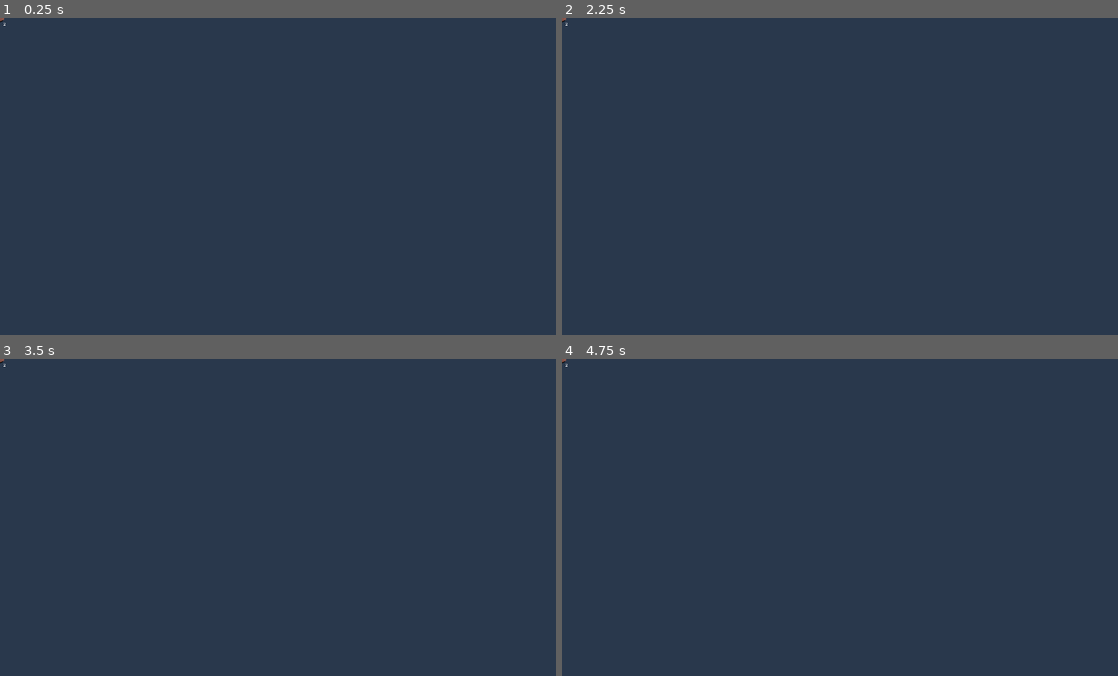
Above: before the commit, frames 1-4 (two rows, left to right).
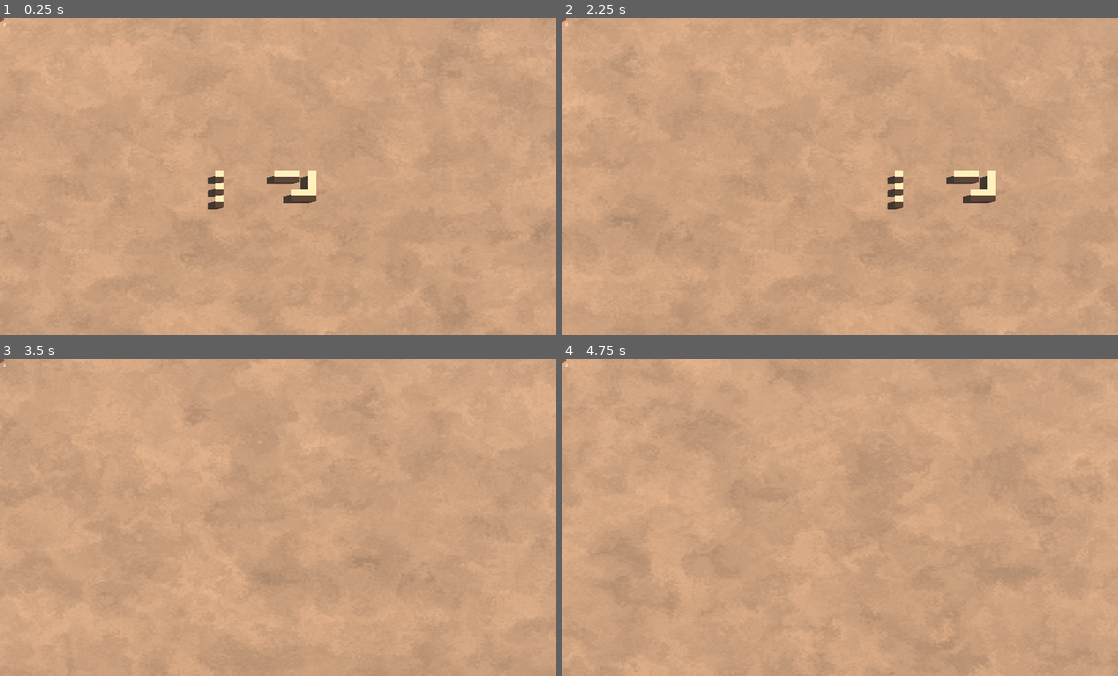
Above: after the commit, the same moments.

Repository: speakk/gnome_village
Game: Godot game, scene res://src/main_3d.tscn
Two runs of this game, one before a commit and one after it. Both use one fixed random seed, a clock stepped at 60 frames per second and the inputs below.
Inputs (mouse positions are in pixels of both pictures, inside the frame that each line leads up to):
- Up to frame 1 (0.25 s): no input
- Up to frame 2 (2.25 s): tap Enter at 0.5, 2 s; move the mouse to (962, 160) at 0.52 s; hold Shift (line_draw_modifier) 0.53-1.25 s; click (962, 160) at 0.67 s; tap Space at 1.25 s; drag from (728, 192) to (812, 239) at 1.27 s; move the mouse to (895, 106) at 2.02 s; hold A (pan_camera_left) from 2.03 s (still down); click (895, 106) at 2.17 s
- Up to frame 3 (3.5 s): release A (pan_camera_left) at 2.75 s; drag from (250, 580) to (111, 469) at 2.77 s
- Up to frame 4 (4.75 s): tap Space at 3.5 s; move the mouse to (1006, 565) at 3.52 s; hold W (pan_camera_up) 3.53-4.25 s; click (1006, 565) at 3.67 s; drag from (673, 469) to (756, 438) at 4.27 s

The runs differ from the first frame. In frame 1, 100% of the frame differs, in the area x 0-100%, y 0-100%; in frame 2, 100%; in frame 3, 100%; in frame 4, 100%.

Commit message:
Camera mouse project to tile position works

Diff:
--- a/project.godot
+++ b/project.godot
@@ -149,6 +149,7 @@
 [rendering]
 
 textures/canvas_textures/default_texture_filter=0
+lights_and_shadows/directional_shadow/size=8192
 environment/defaults/default_clear_color=Color(0.164706, 0.223529, 0.301961, 1)
 viewport/hdr_2d=true
 2d/snap/snap_2d_transforms_to_pixel=true
--- a/src/Events.gd
+++ b/src/Events.gd
@@ -16,6 +16,8 @@
 signal solid_cell_placed(coordinate: Vector2i)
 signal solid_cell_removed(coordinate: Vector2i)
 signal map_changed(coordinate: Vector2i)
+signal mouse_clicked_on_map(click_position: Vector3)
+signal mouse_hovered_on_map(hover_position: Vector3)
 
 #signal terrain_placed(coordinate: Vector2i, target_layer: MainMap3D.Layers,
 						#terrain_set_id: int, terrain_id: int, is_solid: bool, item_on_ground: ItemOnGround)
--- a/src/MainCamera.gd
+++ b/src/MainCamera.gd
@@ -1,12 +1,10 @@
-extends Camera2D
+extends Camera3D
 
-const CAMERA_SPEED: float = 700
+const CAMERA_SPEED: float = 70
 
-func _ready() -> void:
-	limit_left = 0
-	limit_top = 0
-	limit_right = MainMap.CELL_SIZE.x * MainMap.MAP_SIZE_X
-	limit_bottom = MainMap.CELL_SIZE.y * MainMap.MAP_SIZE_Y
+@export var target: Node3D
+
+@onready var ray := $RayCast3D
 
 func _process(delta: float) -> void:
 	var movement_vector: Vector2 = Vector2(0, 0)
@@ -20,26 +18,48 @@
 		if Input.is_action_pressed("pan_camera_right"):
 			movement_vector += Vector2(1, 0)
 
-	position += movement_vector.normalized() * CAMERA_SPEED * delta / Engine.time_scale
+	position += Vector3(movement_vector.x, 0, movement_vector.y).normalized() * CAMERA_SPEED * delta / Engine.time_scale
 
-	var view_size := get_viewport_rect().size
-	var x_offset := view_size.x / (2*zoom.x)
-	var y_offset := view_size.y / (2*zoom.y)
-	var x_bounds := clampf(position.x,limit_left+x_offset,limit_right-x_offset)
-	var y_bounds := clampf(position.y,limit_top+y_offset,limit_bottom-y_offset)
-	position = Vector2(x_bounds,y_bounds)
+	_hover_target(get_viewport().get_mouse_position())
 
+func _input(event: InputEvent) -> void:
+	if event is InputEventMouseButton or event is InputEventScreenTouch:
+		if event.pressed:
+			_select_target(event.position)
 
-	#position += movement_vector.normalized() * CAMERA_SPEED * delta
-	#global_position = global_position.clamp(Vector2(limit_left, limit_bottom), Vector2(limit_right, limit_top))
+func _hover_target(hover_position: Vector2) -> void:
+	var from := project_ray_origin(hover_position)
+	var to := from + project_ray_normal(hover_position)*6000
+	var space_state := get_world_3d().direct_space_state
+	var ray_query := PhysicsRayQueryParameters3D.create(from, to)
+	ray_query.collide_with_areas = true
+	ray_query.collide_with_bodies = false
+	#ray_query.collision_mask = 0b00000000_00000000_00000000_00000010
+	var raycast_result := space_state.intersect_ray(ray_query)
+	if raycast_result.has("position"):
+		Events.mouse_hovered_on_map.emit(raycast_result.get("position") as Vector3)
+
+func _select_target(click_position: Vector2) -> void:
+	var from := project_ray_origin(click_position)
+	var to := from + project_ray_normal(click_position)*6000
+	var space_state := get_world_3d().direct_space_state
+	var ray_query := PhysicsRayQueryParameters3D.create(from, to)
+	ray_query.collide_with_areas = true
+	ray_query.collide_with_bodies = false
+	#ray_query.collision_mask = 0b00000000_00000000_00000000_00000010
+	var raycast_result := space_state.intersect_ray(ray_query)
+	print("Result", raycast_result)
+	if raycast_result.has("position"):
+		Events.mouse_clicked_on_map.emit(raycast_result.get("position") as Vector3)
 
 var max_zoom_in := 4.0
 var max_zoom_out := 1.5
 
-func _input(event: InputEvent) -> void:
-	if event is InputEventMouseButton:
-		if event.pressed:
-			if event.button_index == MOUSE_BUTTON_WHEEL_UP:
-				zoom = (zoom + Vector2(0.5, 0.5)).clamp(Vector2(max_zoom_out, max_zoom_out), Vector2(max_zoom_in, max_zoom_in))
-			if event.button_index == MOUSE_BUTTON_WHEEL_DOWN:
-				zoom = (zoom - Vector2(0.5, 0.5)).clamp(Vector2(max_zoom_out, max_zoom_out), Vector2(max_zoom_in, max_zoom_in))
+#func _input(event: InputEvent) -> void:
+	#if event is InputEventMouseButton:
+		#if event.pressed:
+			#if event.button_index == MOUSE_BUTTON_WHEEL_UP:
+				#zoom = (zoom + Vector2(0.5, 0.5)).clamp(Vector2(max_zoom_out, max_zoom_out), Vector2(max_zoom_in, max_zoom_in))
+			#if event.button_index == MOUSE_BUTTON_WHEEL_DOWN:
+				#zoom = (zoom - Vector2(0.5, 0.5)).clamp(Vector2(max_zoom_out, max_zoom_out), Vector2(max_zoom_in, max_zoom_in))
+		#
--- /dev/null
+++ b/src/camera_3d.tscn
@@ -0,0 +1,14 @@
+[gd_scene load_steps=2 format=3 uid="uid://w5t5a0o36hje"]
+
+[ext_resource type="Script" path="res://src/MainCamera.gd" id="1_55w6w"]
+
+[node name="Camera3D" type="Camera3D"]
+transform = Transform3D(1, 0, 0, 0, 0.658217, 0.752829, 0, -0.752829, 0.658217, 1.42875, 20.4385, 15.9813)
+projection = 1
+current = true
+size = 37.841
+near = 0.001
+far = 59.44
+script = ExtResource("1_55w6w")
+
+[node name="RayCast3D" type="RayCast3D" parent="."]
--- a/src/main_3d.gd
+++ b/src/main_3d.gd
@@ -8,10 +8,10 @@
 @export var daylight_amount: Curve
 @export var yellow_light_amount: Curve
 
-const TEST_TREES = 20
-const TEST_RESOURCES = 300
-const TEST_SETTLERS = 10
-const DECAL_AMOUNT = 600
+const TEST_TREES = 1
+const TEST_RESOURCES = 2
+const TEST_SETTLERS = 1
+const DECAL_AMOUNT = 2
 
 func _ready() -> void:
 	Events.load_game_called.connect(func(save_dict: Dictionary) -> void: load_save(save_dict))
--- a/src/main_3d.tscn
+++ b/src/main_3d.tscn
@@ -1,10 +1,11 @@
-[gd_scene load_steps=9 format=3 uid="uid://cdn5fwsgd0fpm"]
+[gd_scene load_steps=11 format=3 uid="uid://cdn5fwsgd0fpm"]
 
 [ext_resource type="Script" path="res://src/main_3d.gd" id="1_h0o83"]
 [ext_resource type="PackedScene" uid="uid://spi7wrmylhj0" path="res://src/tasks/task_assigner/TaskHandler.tscn" id="1_lyh74"]
 [ext_resource type="PackedScene" uid="uid://cxfu88mnhmgb7" path="res://src/map/MainMap3D.tscn" id="2_l8r3t"]
 [ext_resource type="PackedScene" uid="uid://du6ros11u7s0m" path="res://src/zones/ZoneManager.tscn" id="3_v025i"]
 [ext_resource type="PackedScene" uid="uid://dk7vrm018wwop" path="res://src/systems/day_night_cycle.tscn" id="5_gc7w6"]
+[ext_resource type="PackedScene" uid="uid://w5t5a0o36hje" path="res://src/camera_3d.tscn" id="6_wahq5"]
 
 [sub_resource type="ProceduralSkyMaterial" id="ProceduralSkyMaterial_g782x"]
 
@@ -16,16 +17,22 @@
 sky = SubResource("Sky_cc5fj")
 ambient_light_source = 3
 
+[sub_resource type="CameraAttributesPractical" id="CameraAttributesPractical_6dum3"]
+
 [node name="Main3D" type="Node3D"]
 script = ExtResource("1_h0o83")
 
 [node name="WorldEnvironment" type="WorldEnvironment" parent="."]
 environment = SubResource("Environment_1katu")
+camera_attributes = SubResource("CameraAttributesPractical_6dum3")
 
 [node name="TaskHandler" parent="." instance=ExtResource("1_lyh74")]
 unique_name_in_owner = true
 
 [node name="MainMap3d" parent="." instance=ExtResource("2_l8r3t")]
+
+[node name="Entities" type="Node3D" parent="."]
+unique_name_in_owner = true
 
 [node name="ZoneManager" parent="." instance=ExtResource("3_v025i")]
 unique_name_in_owner = true
@@ -33,5 +40,11 @@
 [node name="DayNightCycle" parent="." instance=ExtResource("5_gc7w6")]
 unique_name_in_owner = true
 
-[node name="Entities" type="Node3D" parent="."]
-unique_name_in_owner = true
+[node name="Camera3D" parent="." node_paths=PackedStringArray("target") instance=ExtResource("6_wahq5")]
+target = NodePath("../MainMap3d/GridMap")
+
+[node name="DirectionalLight3D" type="DirectionalLight3D" parent="."]
+transform = Transform3D(0.333182, 0.666705, 0.666705, 0, -0.707107, 0.707107, 0.942863, -0.235595, -0.235595, 0, 12.5409, 16.4982)
+shadow_enabled = true
+
+[editable path="MainMap3d"]
--- a/src/map/MainMap3D.gd
+++ b/src/map/MainMap3D.gd
@@ -8,7 +8,7 @@
 const MAP_SIZE_Y: int = 40
 const CELL_SIZE := Vector2i(24, 24)
 
-@onready var map_tile_selector := $MapTileSelector as MapTileSelector
+#@onready var map_tile_selector := $MapTileSelector as MapTileSelector
 
 var selected_ui_action: UiAction
 
@@ -178,3 +178,6 @@
 func global_position_to_coordinate(_global_position: Vector3) -> Vector2i:
 	var coordinate: Vector3i = grid.local_to_map(grid.to_local(_global_position))
 	return Vector2i(coordinate.x, coordinate.y)
+
+#func get_local_mouse_position() -> Vector2:
+	#return grid.get_mou
--- a/src/map/MainMap3D.tscn
+++ b/src/map/MainMap3D.tscn
@@ -1,8 +1,55 @@
-[gd_scene load_steps=2 format=3 uid="uid://cxfu88mnhmgb7"]
+[gd_scene load_steps=10 format=3 uid="uid://cxfu88mnhmgb7"]
 
 [ext_resource type="Script" path="res://src/map/MainMap3D.gd" id="1_hry08"]
+[ext_resource type="Script" path="res://src/map/MapTileSelector.gd" id="2_k2ptl"]
+[ext_resource type="MeshLibrary" uid="uid://cpsm4h5sl5dg6" path="res://src/map/map_mesh_library.tres" id="2_nprxo"]
+
+[sub_resource type="BoxShape3D" id="BoxShape3D_bylo6"]
+size = Vector3(200, 1, 200)
+
+[sub_resource type="Gradient" id="Gradient_gpv11"]
+colors = PackedColorArray(0.675781, 0.675781, 0.675781, 1, 1, 1, 1, 1)
+
+[sub_resource type="FastNoiseLite" id="FastNoiseLite_me303"]
+noise_type = 2
+frequency = 0.0132
+fractal_gain = 0.8
+cellular_return_type = 2
+domain_warp_enabled = true
+domain_warp_type = 2
+domain_warp_fractal_type = 2
+
+[sub_resource type="NoiseTexture2D" id="NoiseTexture2D_gyv7a"]
+width = 2048
+height = 2048
+color_ramp = SubResource("Gradient_gpv11")
+noise = SubResource("FastNoiseLite_me303")
+
+[sub_resource type="StandardMaterial3D" id="StandardMaterial3D_44mkl"]
+albedo_color = Color(0.75, 0.558289, 0.401478, 1)
+albedo_texture = SubResource("NoiseTexture2D_gyv7a")
+
+[sub_resource type="PlaneMesh" id="PlaneMesh_y0iy8"]
+material = SubResource("StandardMaterial3D_44mkl")
+size = Vector2(200, 200)
 
 [node name="MainMap3d" type="Node3D"]
 script = ExtResource("1_hry08")
 
 [node name="GridMap" type="GridMap" parent="."]
+mesh_library = ExtResource("2_nprxo")
+cell_size = Vector3(1, 1, 1)
+data = {
+"cells": PackedInt32Array(1, 65534, 0, 2, 65534, 0, 3, 65534, 0, 5, 65534, 0, 5, 65535, 0, 5, 0, 0, 5, 1, 0, 4, 1, 0, 3, 1, 0, 65530, 0, 0, 65530, 65534, 0, 65530, 2, 0)
+}
+
+[node name="MapTileSelector" type="Node" parent="."]
+script = ExtResource("2_k2ptl")
+
+[node name="Area3D" type="Area3D" parent="."]
+
+[node name="CollisionShape3D" type="CollisionShape3D" parent="Area3D"]
+shape = SubResource("BoxShape3D_bylo6")
+
+[node name="GroundPlane" type="MeshInstance3D" parent="."]
+mesh = SubResource("PlaneMesh_y0iy8")
--- a/src/map/MapTileSelector.gd
+++ b/src/map/MapTileSelector.gd
@@ -80,6 +80,18 @@
 			#mouse_pressed_2 = false
 		#
 #
+
+func _ready() -> void:
+	Events.mouse_hovered_on_map.connect(_mouse_hovered)
+
+func _mouse_hovered(mouse_position: Vector3) -> void:
+	var tile_position:  Vector3i = Globals.get_map().grid.local_to_map(mouse_position)
+	print("Tile position", tile_position)
+
+#func _process(delta: float) -> void:
+	#var tile_position: Vector2i = Globals.get_map().local_to_map(Globals.get_map().get_local_mouse_position())
+	#print("tile pos", tile_position)
+
 #func _process(delta: float) -> void:
 	#var tile_position: Vector2i = Globals.get_map().local_to_map(Globals.get_map().get_local_mouse_position())
 	##push_warning("handle_action not implemented for: %s" % _ui_action)
--- /dev/null
+++ b/src/map/map_mesh_library.tres
@@ -0,0 +1,17 @@
+[gd_resource type="MeshLibrary" load_steps=4 format=3 uid="uid://cpsm4h5sl5dg6"]
+
+[sub_resource type="StandardMaterial3D" id="StandardMaterial3D_c2lns"]
+albedo_color = Color(1, 0.705667, 0.513739, 1)
+
+[sub_resource type="BoxMesh" id="BoxMesh_l7w1v"]
+material = SubResource("StandardMaterial3D_c2lns")
+
+[sub_resource type="BoxShape3D" id="BoxShape3D_tiln4"]
+
+[resource]
+item/0/name = "wooden_wall"
+item/0/mesh = SubResource("BoxMesh_l7w1v")
+item/0/mesh_transform = Transform3D(1, 0, 0, 0, 1, 0, 0, 0, 1, 0, 0, 0)
+item/0/shapes = [SubResource("BoxShape3D_tiln4"), Transform3D(1, 0, 0, 0, 1, 0, 0, 0, 1, 0, 0, 0)]
+item/0/navigation_mesh_transform = Transform3D(1, 0, 0, 0, 1, 0, 0, 0, 1, 0, 0, 0)
+item/0/navigation_layers = 1
